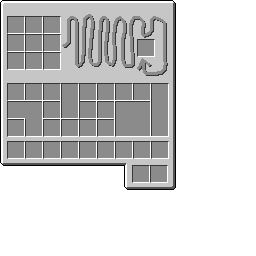
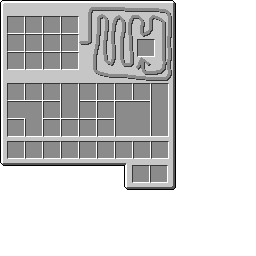
Layers edited between the first and the second 256px x 256px image:
painted on "Слой" over [62, 7, 171, 80]
renamed "efew\" to "Копия Слой", painted on it over [63, 8, 172, 81]
painted on "crafting_table_2.png" over [61, 16, 79, 70]
